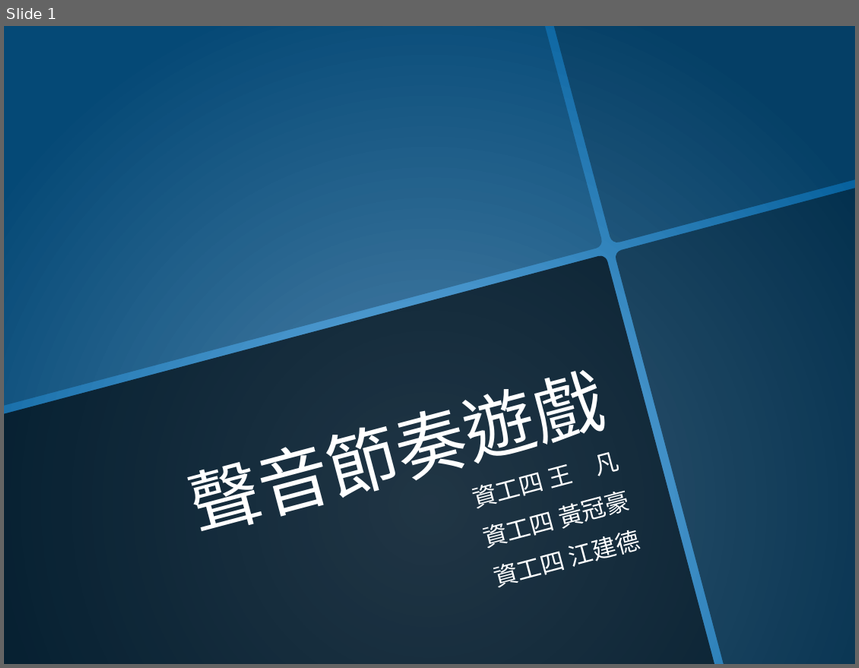
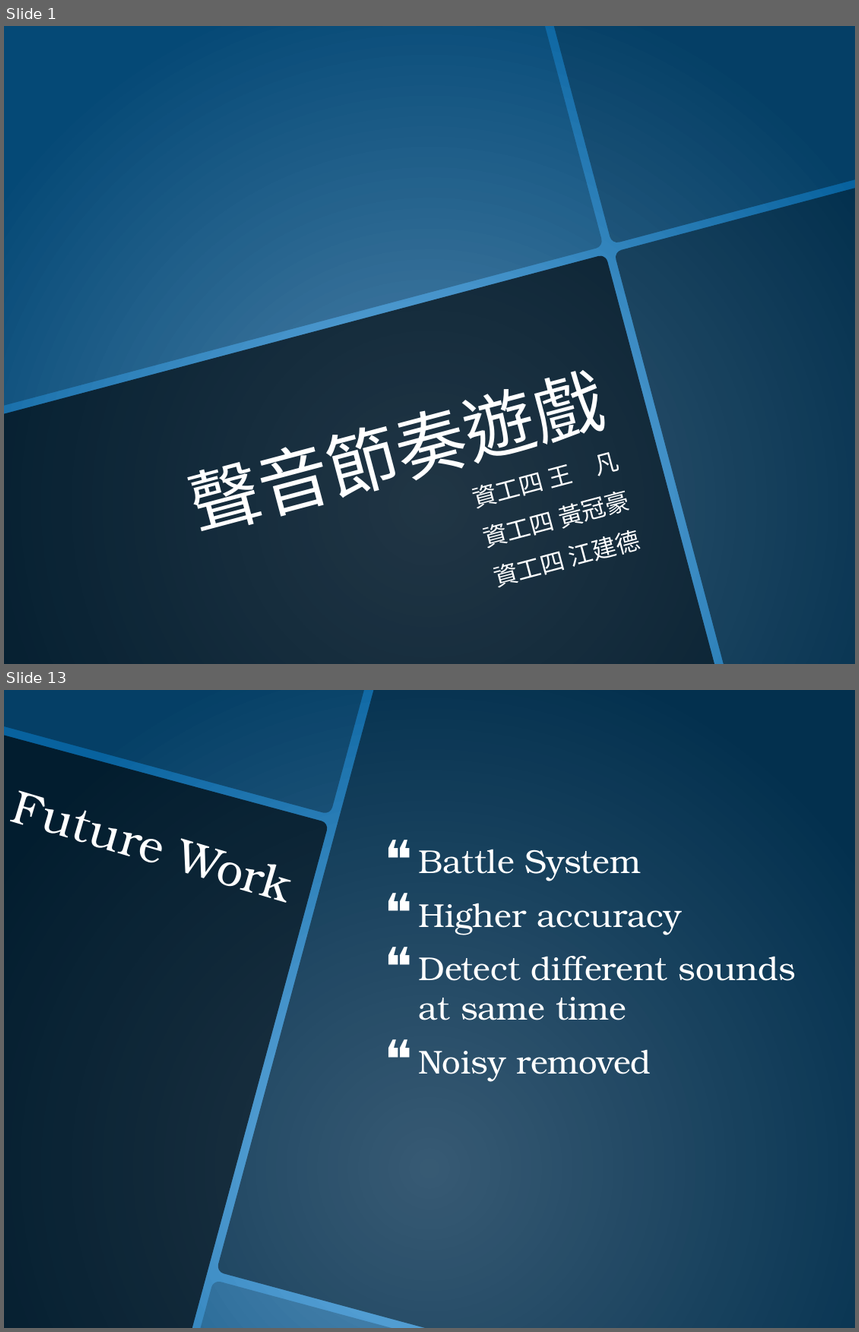
Before and after one commit to bostenkg5/ciao, a slide deck: presentation.pptx. Shown one above the other, each under a label of ours: slide 1 before the commit, slides 1 and 13 after it; the slides between them are not shown. The pictures are 859x668 and 859x1332 pixels, drawn with LibreOffice and Linux fonts; fonts in the diff are those of the drawing; background and template pictures are left out. Boxes give left, top, right and bottom in pixels: in the first picture for what was removed or moved away, otherwise in the second. Text is boxed around its words. In the diff, an @@ line names an element or a change of style, - is before the commit and + after.

```diff
--- a/presentation.pptx
+++ b/presentation.pptx
@@ slide 13 added at <box>4,690,855,1328</box>, background picture (left out) @@
@@ freeform shape added at <box>4,690,365,815</box>, fill #000000 at 35% opacity @@
@@ freeform shape added at <box>216,690,855,1328</box>, fill #000000 at 50% opacity @@
@@ freeform shape added at <box>4,736,329,1328</box>, fill #000000 at 70% opacity @@
@@ title added at <box>4,790,289,1002</box>, 39.6 pt, text #FFFFFF @@
+Future Work
@@ text added at <box>418,849,796,1082</box>, 28 pt, text #FFFFFF @@
+❝ Battle System
+❝ Higher accuracy
+❝ Detect different sounds at same time
+❝ Noisy removed
@@ freeform shape added at <box>201,1281,392,1328</box>, fill #000000 at 20% opacity @@
```
Also in this commit, not shown: 11 other slides added, 1 slide removed, 7 other files.
